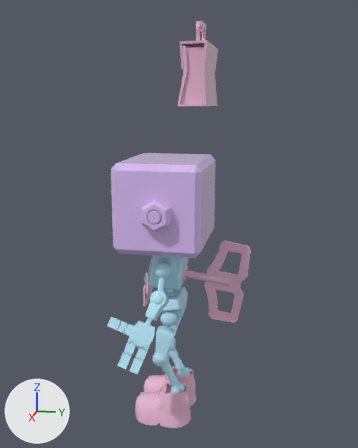
The FBX model Assets/1__3DArt/KimSe/ch_NPC/extra/salaryman/salaryman_01.fbx, before and after one commit.
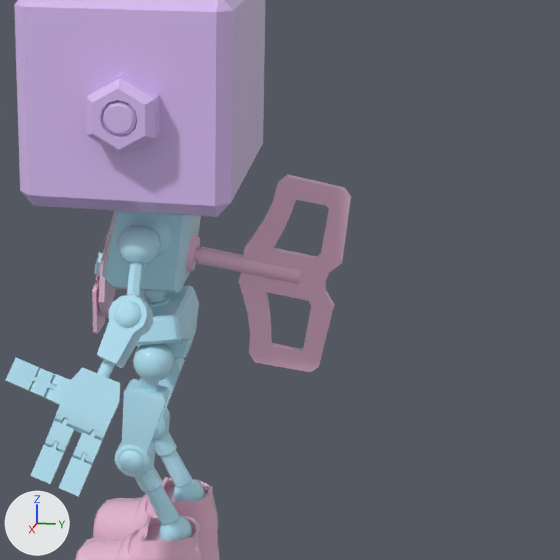
There are two pictures of each version: one whole from a 50 mm camera at (1.681, 0.364, 1.16) aimed at (-0.004, 0.027, 0.738), one close up on the part from 29% to 94% of the width and 37% to 90% of the height. Lighting does not change. The marker at lower left points along +X, +Y and +Z. Where no turn or scale is listed for an object, it has been applied to the vertices. Vertices at the same position are counted once.

The first close-up shows 'ch_A_body', 'necktie', 'salary_head', 'shoses', 'spring'.
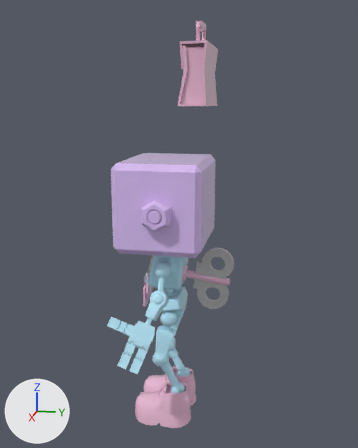
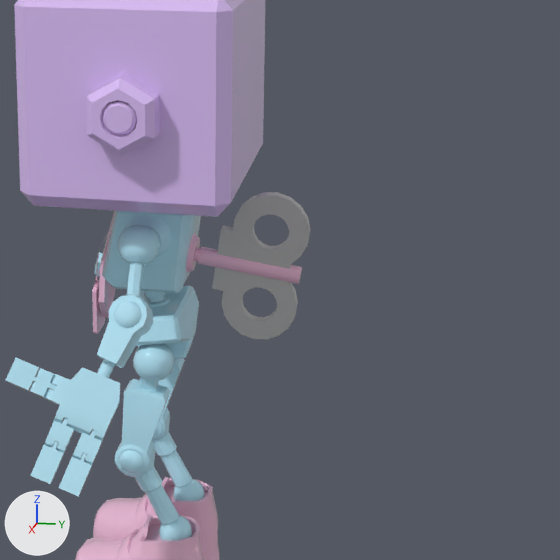
Edits to the bpy script that builds the scene:
```text
Add mat_fix:
    mat_fix = principled_material('fix')
    mat_fix.base_color = (0.5, 0.5, 0.5)  # grey #bcbcbc
    mat_fix.roughness = 0.0
Change me_mesh_004:
    where me_mesh_004.from_pydata(...)  # 202 vertices, 220 faces; spans x -1.28..1.28, y -0.67..8.65, z -6.19..6.11
    used by ob_spring; location = (0.0, 0.062, 0.555); rotation_euler = (-0.137, 0.0, 0.0), in degrees (-7.8, 0, 0); scale = (0.0243, 0.0243, 0.0243)
    me_mesh_004 part 1: the loose piece of 90 vertices spanning x -0.26..0.3, y 2.64..8.65, z -6.19..6.11 is deleted
Add me_mesh_010:
    me_mesh_010.from_pydata(...)  # 140 vertices, 144 faces; spans x -0.008..0.008, y -0.071..0.074, z -0.115..0.113
    me_mesh_010.materials.append(mat_fix)  # grey #bcbcbc
Add ob_tube001:
    ob_tube001 = bpy.data.objects.new('Tube001', me_mesh_010)
    ob_tube001.location = (0.0, 0.152, 0.545)
```

Location of each change, (x1, y1, x2, y2) in pixels of the close-ups (560 x 560 px):
'spring', reshaped (30% narrower, 74% shorter): before (186, 174, 351, 372); after (186, 234, 302, 284)
'Tube001', added: after (212, 192, 310, 340)
part 1 of me_mesh_004, deleted: before (239, 174, 351, 372)
